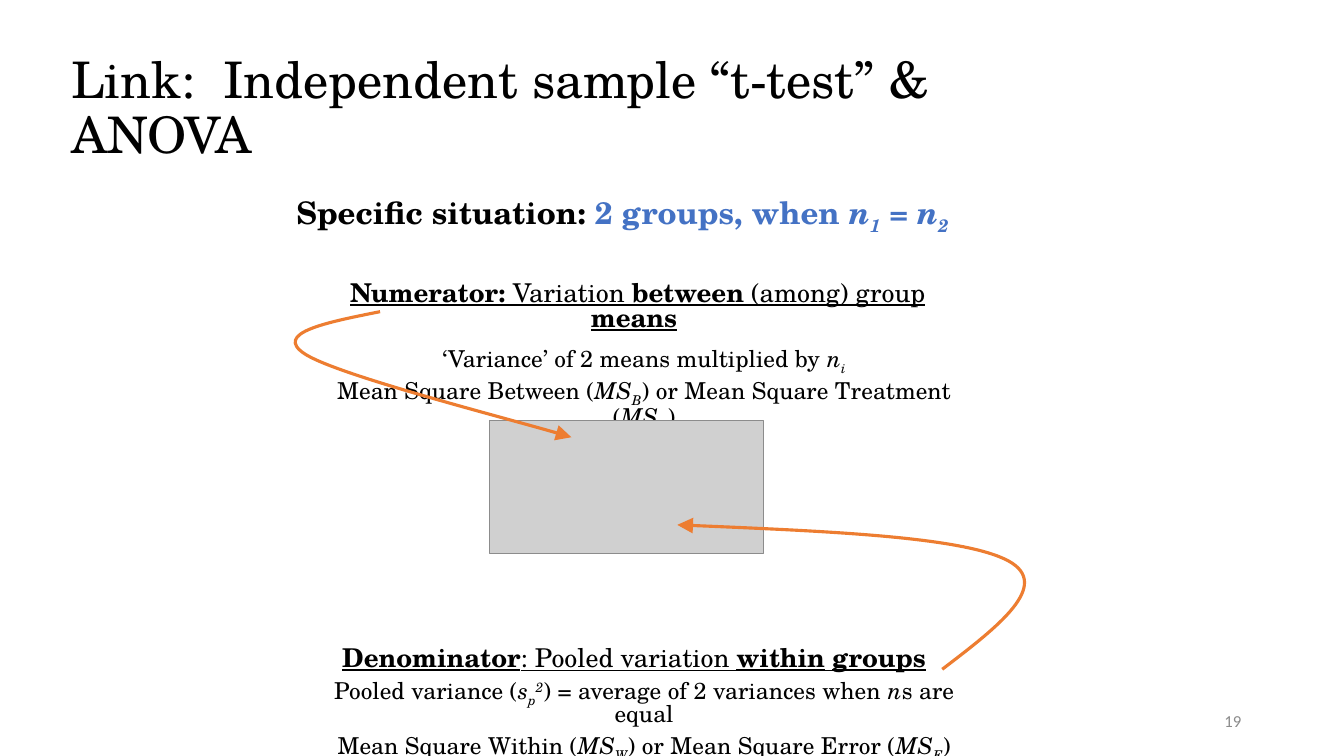
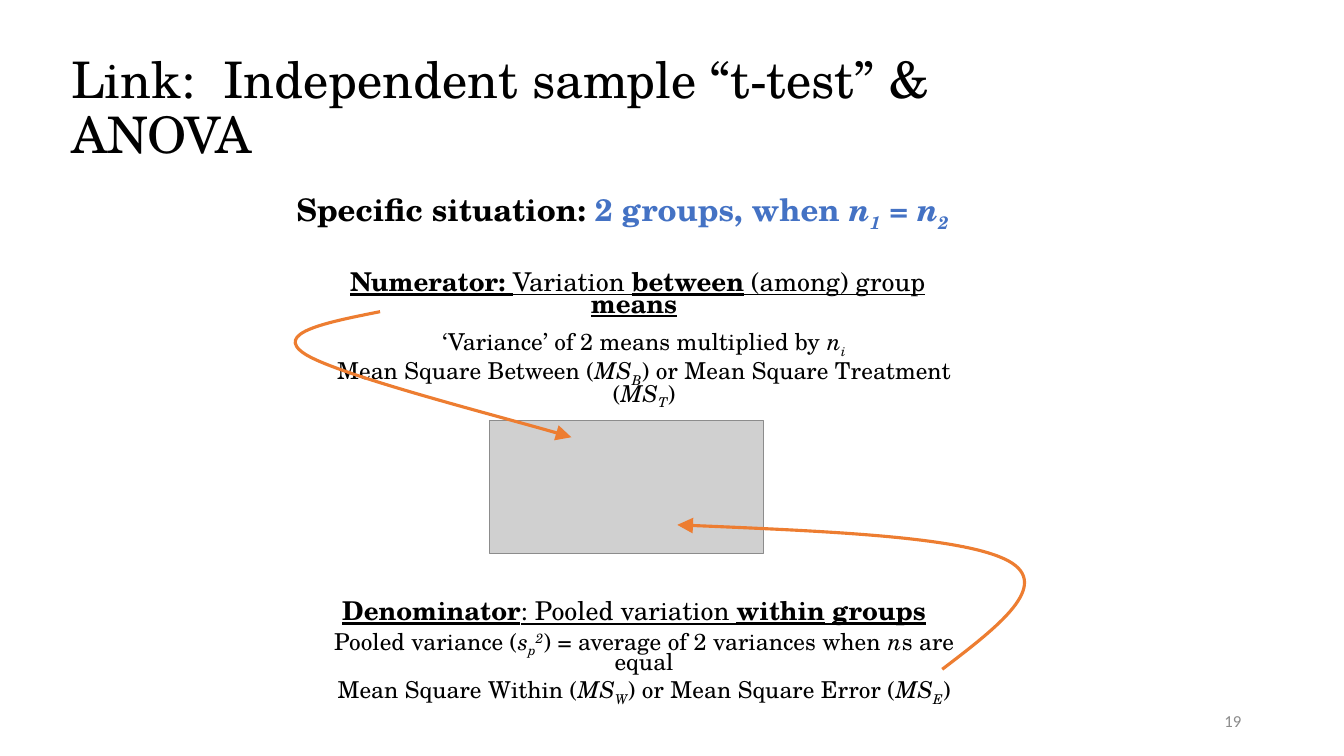
Before and after one commit to CEHS-research/PSY-6600_public, a slide deck: slide 19 of slides/ch12_oneANOVA.pptx. Drawn at 1344x756 pixels with LibreOffice and Linux fonts; fonts in the diff are those of the drawing; grey boxes stand for pictures. Boxes give left, top, right and bottom in pixels: in the first picture for what was removed or moved away, otherwise in the second. Text is boxed around its words. In the diff, an @@ line names an element or a change of style, - is before the commit and + after.

```diff
--- a/slides/ch12_oneANOVA.pptx
+++ b/slides/ch12_oneANOVA.pptx
@@ text "Specific situation: 2 groups, when ..." at (x1=296, y1=198, x2=954, y2=703): line spacing 0.8 to 0.7 @@
```
Also in this commit, not shown: 9 other slides changed, 1 other file.
